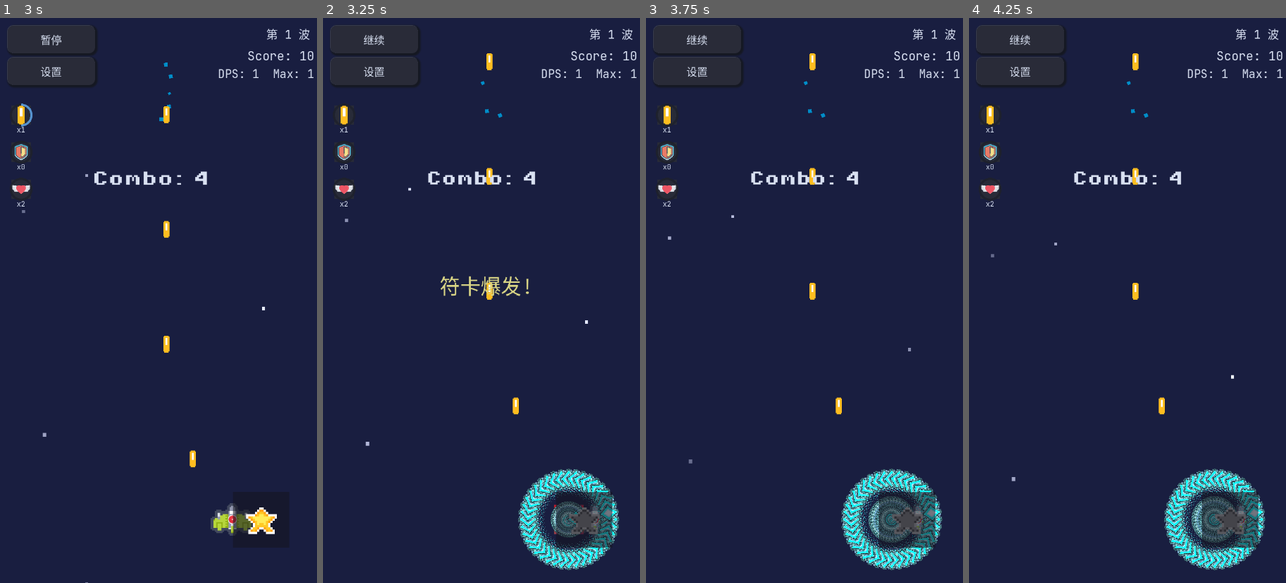
Above: before the commit, frames 1-4 (left to right).
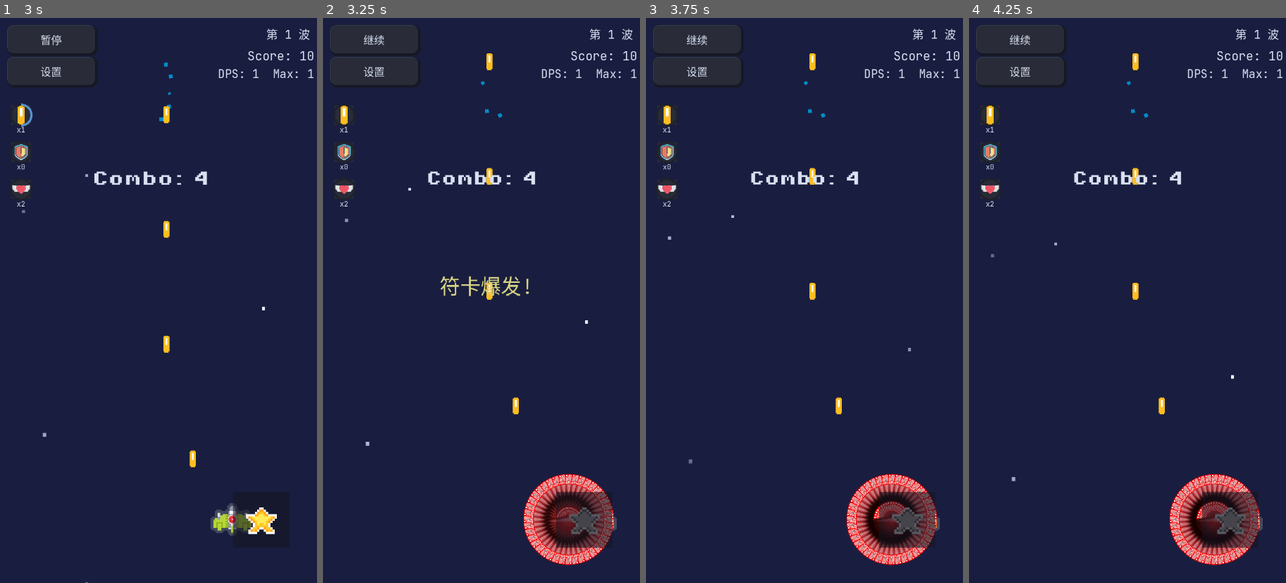
Above: after the commit, the same moments.

Repository: qingzhixing/plane-war
Game: Godot game, scene res://scenes/MainMenu.tscn
Same seed, same stepped clock (60 frames per second), same inputs: the game is played once before the commit and once after it. Sound files missing from this copy of the repository are replaced by a short silence.
Inputs (mouse positions are in pixels of both pictures, inside the frame that each line leads up to):
- Up to frame 1 (3 s): click "开始游戏" at 0.5 s; click "暂停" at 1.25 s; click "继续" at 2 s; tap Enter at 2.75 s; move the mouse to (228, 272) at 2.77 s; hold D from 2.78 s (still down); tap P at 2.85 s; click (228, 272) at 2.92 s
- Up to frame 2 (3.25 s): keep holding D; tap Space at 3.02 s
- Up to frame 3 (3.75 s): release D at 3.5 s; drag from (741, 328) to (918, 520) at 3.52 s
- Up to frame 4 (4.25 s): no input

Frame 1 is identical in both runs. In frame 2, 3.9% of the frame differs, in the area x 61-94%, y 79-98%; in frame 3, 4.0%; in frame 4, 4.0%.

Commit message:
🎨 UI: 简化符卡子弹消散效果，命中后原地播放 Disappear 动画
Co-Authored-By: Claude Sonnet 4.6 <noreply@anthropic.com>

Diff:
--- a/scenes/bullets/PlayerSpellBullet.tscn
+++ b/scenes/bullets/PlayerSpellBullet.tscn
@@ -2,8 +2,81 @@
 
 [ext_resource type="Script" uid="uid://dnounpqp244ow" path="res://scripts/bullets/PlayerSpellBullet.gd" id="1_script"]
 [ext_resource type="Texture2D" uid="uid://bcf54jkmqsmnk" path="res://assets/sprites/bullets/spell_bullet.png" id="2_tex"]
+[ext_resource type="Texture2D" uid="uid://cpeuxyfo1ondi" path="res://assets/sprites/vfx/spell_bullet_vfx/spell_bullet_disappear_00.png" id="3_nilfg"]
+[ext_resource type="Texture2D" uid="uid://bsr774px6hdxd" path="res://assets/sprites/vfx/spell_bullet_vfx/spell_bullet_disappear_01.png" id="4_i7wq4"]
+[ext_resource type="Texture2D" uid="uid://cxs5h60m7msd5" path="res://assets/sprites/vfx/spell_bullet_vfx/spell_bullet_disappear_02.png" id="5_c3vsg"]
+[ext_resource type="Texture2D" uid="uid://c0w88ch4ibrte" path="res://assets/sprites/vfx/spell_bullet_vfx/spell_bullet_disappear_03.png" id="6_ml6pj"]
 
 [sub_resource type="RectangleShape2D" id="RectangleShape2D_unp5v"]
+size = Vector2(10.666667, 16.166668)
+
+[sub_resource type="SpriteFrames" id="SpriteFrames_hsyn4"]
+animations = [{
+"frames": [{
+"duration": 1.0,
+"texture": ExtResource("3_nilfg")
+}, {
+"duration": 1.0,
+"texture": ExtResource("4_i7wq4")
+}, {
+"duration": 1.0,
+"texture": ExtResource("5_c3vsg")
+}, {
+"duration": 1.0,
+"texture": ExtResource("6_ml6pj")
+}],
+"loop": false,
+"name": &"disappear",
+"speed": 15.0
+}]
+
+[sub_resource type="Animation" id="Animation_disappear"]
+resource_name = "disappear"
+length = 0.27
+loop_mode = 0
+tracks/0/type = "value"
+tracks/0/imported = false
+tracks/0/enabled = true
+tracks/0/path = NodePath("Sprite2D:visible")
+tracks/0/interp = 1
+tracks/0/loop_wrap = true
+tracks/0/keys = {
+"times": PackedFloat32Array(0),
+"transitions": PackedFloat32Array(1),
+"update": 1,
+"values": [false]
+}
+tracks/1/type = "value"
+tracks/1/imported = false
+tracks/1/enabled = true
+tracks/1/path = NodePath("Disappear:visible")
+tracks/1/interp = 1
+tracks/1/loop_wrap = true
+tracks/1/keys = {
+"times": PackedFloat32Array(0),
+"transitions": PackedFloat32Array(1),
+"update": 1,
+"values": [true]
+}
+tracks/2/type = "method"
+tracks/2/imported = false
+tracks/2/enabled = true
+tracks/2/path = NodePath(".")
+tracks/2/interp = 1
+tracks/2/loop_wrap = true
+tracks/2/keys = {
+"times": PackedFloat32Array(0.27),
+"transitions": PackedFloat32Array(1),
+"values": [{
+"args": [],
+"method": &"queue_free"
+}]
+}
+
+[sub_resource type="AnimationLibrary" id="AnimationLibrary_spell_bullet"]
+_data = {
+&"disappear": SubResource("Animation_disappear")
+}
 
 [node name="PlayerSpellBullet" type="Area2D" unique_id=1650058168]
 z_index = 12
@@ -11,10 +84,21 @@
 scale = Vector2(1.5, 1.5)
 script = ExtResource("1_script")
 
+[node name="CollisionShape2D" type="CollisionShape2D" parent="." unique_id=1578002511]
+position = Vector2(0, 0.5833335)
+shape = SubResource("RectangleShape2D_unp5v")
+
 [node name="Sprite2D" type="Sprite2D" parent="." unique_id=1481864673]
-scale = Vector2(0.08138393, 0.08138393)
+position = Vector2(0.195, 24)
+rotation = -1.5707964
 texture = ExtResource("2_tex")
 
-[node name="CollisionShape2D" type="CollisionShape2D" parent="." unique_id=1578002511]
-rotation = 0.7697089
-shape = SubResource("RectangleShape2D_unp5v")
+[node name="Disappear" type="AnimatedSprite2D" parent="." unique_id=1882116036]
+visible = false
+position = Vector2(0.6666667, 5.3290705e-15)
+rotation = -1.5707964
+sprite_frames = SubResource("SpriteFrames_hsyn4")
+animation = &"disappear"
+
+[node name="AnimationPlayer" type="AnimationPlayer" parent="." unique_id=-1447602277]
+libraries/ = SubResource("AnimationLibrary_spell_bullet")
--- a/scenes/vfx/SpellVFX.tscn
+++ b/scenes/vfx/SpellVFX.tscn
@@ -1,9 +1,9 @@
 [gd_scene format=3 uid="uid://d1w5xsqrnd0c6"]
 
-[ext_resource type="Texture2D" uid="uid://vpq2gubnb5ea" path="res://assets/sprites/vfx/spell_vfx_00.png" id="1_0p27c"]
-[ext_resource type="Texture2D" uid="uid://cswwaiq2is6b" path="res://assets/sprites/vfx/spell_vfx_01.png" id="2_syh0j"]
-[ext_resource type="Texture2D" uid="uid://cxpo0olu4t254" path="res://assets/sprites/vfx/spell_vfx_02.png" id="3_u0e7p"]
-[ext_resource type="Texture2D" uid="uid://bcjsjl6yiq2h5" path="res://assets/sprites/vfx/spell_vfx_03.png" id="4_p5xj2"]
+[ext_resource type="Texture2D" uid="uid://vpq2gubnb5ea" path="res://assets/sprites/vfx/spell_vfx/spell_vfx_00.png" id="1_0p27c"]
+[ext_resource type="Texture2D" uid="uid://cswwaiq2is6b" path="res://assets/sprites/vfx/spell_vfx/spell_vfx_01.png" id="2_syh0j"]
+[ext_resource type="Texture2D" uid="uid://cxpo0olu4t254" path="res://assets/sprites/vfx/spell_vfx/spell_vfx_02.png" id="3_u0e7p"]
+[ext_resource type="Texture2D" uid="uid://bcjsjl6yiq2h5" path="res://assets/sprites/vfx/spell_vfx/spell_vfx_03.png" id="4_p5xj2"]
 
 [sub_resource type="SpriteFrames" id="SpriteFrames_6owxn"]
 animations = [{
@@ -28,7 +28,6 @@
 [sub_resource type="Animation" id="Animation_spell_vfx"]
 resource_name = "spell_use_vfx"
 length = 1.05
-loop_mode = 0
 tracks/0/type = "value"
 tracks/0/imported = false
 tracks/0/enabled = true
@@ -76,14 +75,14 @@
 [node name="SpellVfx" type="Node2D" unique_id=2029328085]
 
 [node name="AnimatedSprite2D" type="AnimatedSprite2D" parent="." unique_id=1623377948]
+modulate = Color(1, 1, 1, 0)
+scale = Vector2(2.5, 2.5)
 sprite_frames = SubResource("SpriteFrames_6owxn")
 animation = &"spell_use"
 autoplay = "spell_use"
 frame = 3
 frame_progress = 1.0
 
-[node name="AnimationPlayer" type="AnimationPlayer" parent="." unique_id=3748291056]
-libraries = {
-&"": SubResource("AnimationLibrary_spell")
-}
-autoplay = "spell_use_vfx"
+[node name="AnimationPlayer" type="AnimationPlayer" parent="." unique_id=-546676240]
+libraries/ = SubResource("AnimationLibrary_spell")
+autoplay = &"spell_use_vfx"
--- a/scripts/bullets/PlayerSpellBullet.gd
+++ b/scripts/bullets/PlayerSpellBullet.gd
@@ -1,6 +1,10 @@
 extends "res://scripts/bullets/BulletBase.gd"
 ## 符卡径向弹幕：仅销毁碰到的敌弹，不全场清弹；命中敌机逻辑同 BulletBase。
 ## 贴图默认朝向上方（-Y）；按飞行方向旋转整节点（含碰撞体）。
+
+@onready var _anim_player: AnimationPlayer = $AnimationPlayer
+
+var _is_disappearing: bool = false
 
 
 func _ready() -> void:
@@ -16,12 +20,32 @@
 func _apply_rotation_from_direction() -> void:
 	if direction.length_squared() < 1e-6:
 		return
-	# 贴图朝 -Y 时为“弹头向前”，与 velocity 方向一致
+	# 贴图朝 -Y 时为"弹头向前"，与 velocity 方向一致
 	rotation = direction.angle() + PI * 0.5
 
 
 func _on_area_entered(area: Node) -> void:
+	if _is_disappearing:
+		return
 	if area.is_in_group("enemy_bullet") and is_instance_valid(area):
 		area.queue_free()
 		return
+	if area.is_in_group("enemy") or area.is_in_group("boss"):
+		var dealt_damage := damage
+		if area.is_in_group("boss"):
+			dealt_damage = max(1, int(round(float(damage) * _boss_damage_multiplier)))
+		if area.has_method("apply_damage"):
+			area.apply_damage(dealt_damage)
+			get_tree().call_group("battle_stats_manager", "record_player_damage", dealt_damage, area)
+			_spawn_hit_vfx(area)
+		_play_disappear()
+		return
 	super._on_area_entered(area)
+
+
+func _play_disappear() -> void:
+	_is_disappearing = true
+	set_process(false)
+	$CollisionShape2D.set_deferred("disabled", true)
+	$Disappear.play("disappear")
+	_anim_player.play("disappear")
Binary file changed: assets/sprites/bullets/spell_bullet.png
Binary file added: assets/sprites/vfx/spell_bullet_vfx/spell_bullet_disappear_00.png
Not shown, added: assets/sprites/vfx/spell_bullet_vfx/spell_bullet_disappear_00.png.import
Binary file added: assets/sprites/vfx/spell_bullet_vfx/spell_bullet_disappear_01.png
Not shown, added: assets/sprites/vfx/spell_bullet_vfx/spell_bullet_disappear_01.png.import
Binary file added: assets/sprites/vfx/spell_bullet_vfx/spell_bullet_disappear_02.png
Not shown, changed: assets/sprites/vfx/spell_bullet_vfx/spell_bullet_disappear_02.png.import
Binary file added: assets/sprites/vfx/spell_bullet_vfx/spell_bullet_disappear_03.png
Not shown, added: assets/sprites/vfx/spell_bullet_vfx/spell_bullet_disappear_03.png.import
Renamed: assets/sprites/vfx/spell_vfx_00.png -> assets/sprites/vfx/spell_vfx/spell_vfx_00.png
Not shown, changed: assets/sprites/vfx/spell_vfx/spell_vfx_00.png.import
Renamed: assets/sprites/vfx/spell_vfx_01.png -> assets/sprites/vfx/spell_vfx/spell_vfx_01.png
(and 5 more such lines)
